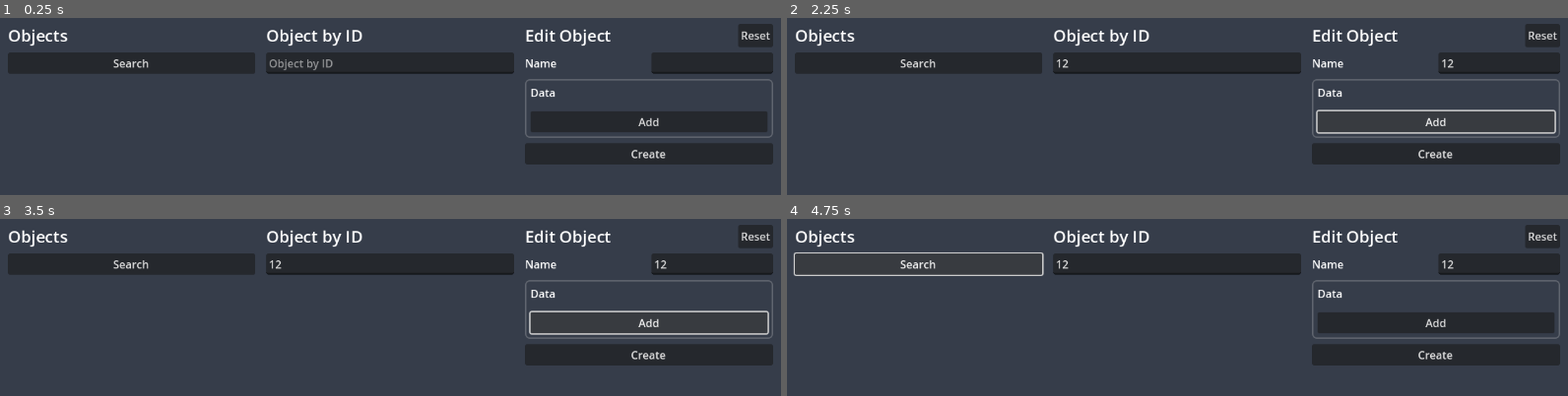
Above: before the commit, frames 1-4 (two rows, left to right).
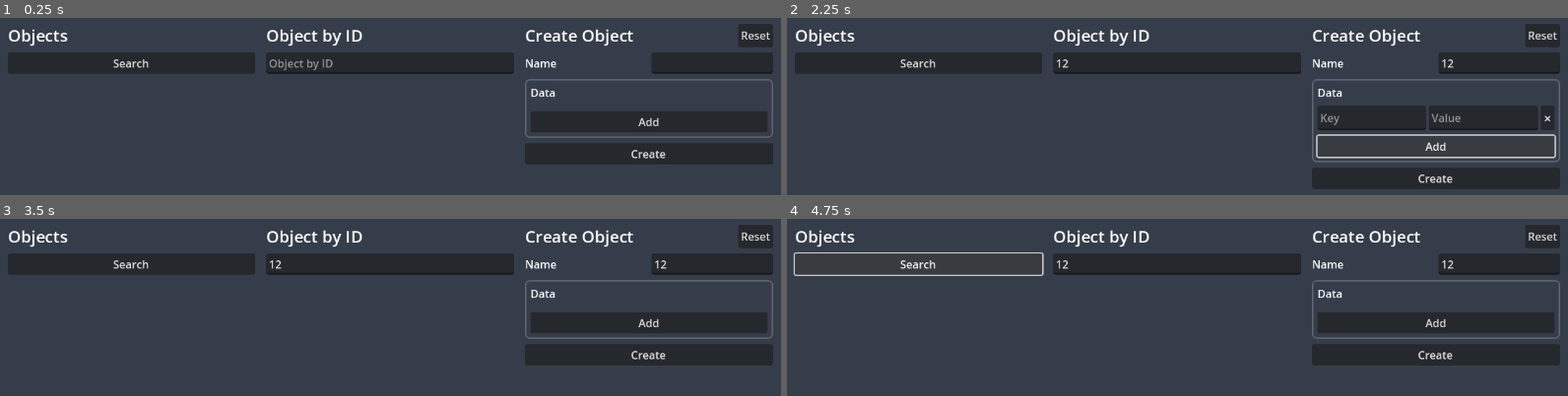
Above: after the commit, the same moments.

Repository: m-canton/godot-http-manager
Game: Godot game, scene res://test/test.tscn
Same seed, same stepped clock (60 frames per second), same inputs: the game is played once before the commit and once after it.
Inputs (mouse positions are in pixels of both pictures, inside the frame that each line leads up to):
- Up to frame 1 (0.25 s): no input
- Up to frame 2 (2.25 s): click (1177, 64) at 0.52 s; type "12" at 0.6 s; click (1497, 64) at 0.75 s; type "12" at 0.83 s; click "Search" at 1.25 s; click "Add" at 2 s
- Up to frame 3 (3.5 s): click (757, 319) at 2.75 s, where only the run after the commit has a clickable "×"
- Up to frame 4 (4.75 s): click "Create" at 3.5 s; click "Search" at 4.25 s

The runs differ from the first frame. In frame 1, 0.6% of the frame differs, in the area x 67-82%, y 6-17%; in frame 2, 8.5%, in the area x 67-99%, y 6-97%; in frame 3, 1.3%; in frame 4, 0.6%.
Error before the commit: Parse Error: Preload file "res://addons/http_manager/test/restful_api/routes/objects.tres" does not exist. (res://test/test.gd:3)

Commit message:
Fixes preload on test folder

Diff:
--- a/project.godot
+++ b/project.godot
@@ -13,7 +13,7 @@
 config/name="HTTP Manager"
 config/tags=PackedStringArray("network", "plugin")
 run/main_scene="res://test/test.tscn"
-config/features=PackedStringArray("4.3", "GL Compatibility")
+config/features=PackedStringArray("4.4", "GL Compatibility")
 config/icon="res://icon.webp"
 
 [autoload]
--- a/test/restful_api/restful_api.tres
+++ b/test/restful_api/restful_api.tres
@@ -24,6 +24,7 @@
 max_concurrent_requests = 1
 max_concurrent_downloads = 1
 priority = 0
+encodings = Array[int]([])
 url_param_bool_true = "1"
 url_param_bool_false = "0"
 url_param_array_format = 0
--- a/test/test.gd
+++ b/test/test.gd
@@ -1,6 +1,6 @@
 extends Node
 
-const RESTFUL_API_OBJECTS = preload("res://addons/http_manager/test/restful_api/routes/objects.tres")
+const RESTFUL_API_OBJECTS = preload("restful_api/routes/objects.tres")
 
 
 func _ready():
@@ -10,7 +10,7 @@
 
 
 #region Search Many
-const OBJECT_CARD = preload("res://addons/http_manager/test/object_card.tscn")
+const OBJECT_CARD = preload("object_card.tscn")
 
 @onready var objects_button: Button = $MarginContainer/HBoxContainer/Objects/SearchButton
 @onready var object_list: VBoxContainer = $MarginContainer/HBoxContainer/Objects/ScrollContainer/VBoxContainer
@@ -41,7 +41,7 @@
 
 
 #region Search One
-const OBJECTS_SHOW = preload("res://addons/http_manager/test/restful_api/routes/objects_show.tres")
+const OBJECTS_SHOW = preload("restful_api/routes/objects_show.tres")
 
 @onready var line_edit: LineEdit = $MarginContainer/HBoxContainer/ObjectsShow/LineEdit
 @onready var searched_object_card: PanelContainer = $MarginContainer/HBoxContainer/ObjectsShow/ObjectCard
@@ -79,9 +79,9 @@
 
 
 #region Edit
-const OBJECT_DATA_FIELD = preload("res://addons/http_manager/test/object_data_field.tscn")
-const OBJECTS_STORE = preload("res://addons/http_manager/test/restful_api/routes/objects_store.tres")
-const OBJECTS_UPDATE = preload("res://addons/http_manager/test/restful_api/routes/objects_update.tres")
+const OBJECT_DATA_FIELD = preload("object_data_field.tscn")
+const OBJECTS_STORE = preload("restful_api/routes/objects_store.tres")
+const OBJECTS_UPDATE = preload("restful_api/routes/objects_update.tres")
 
 var _editing_object := "":
 	set(value):
